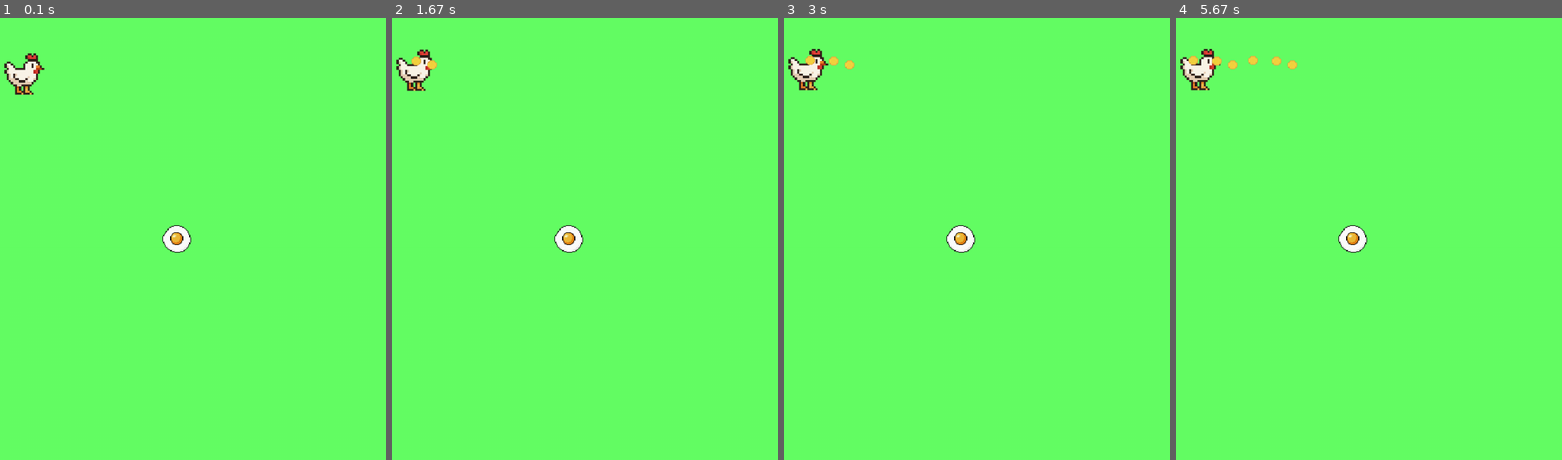
Above: before the commit, frames 1-4 (left to right).
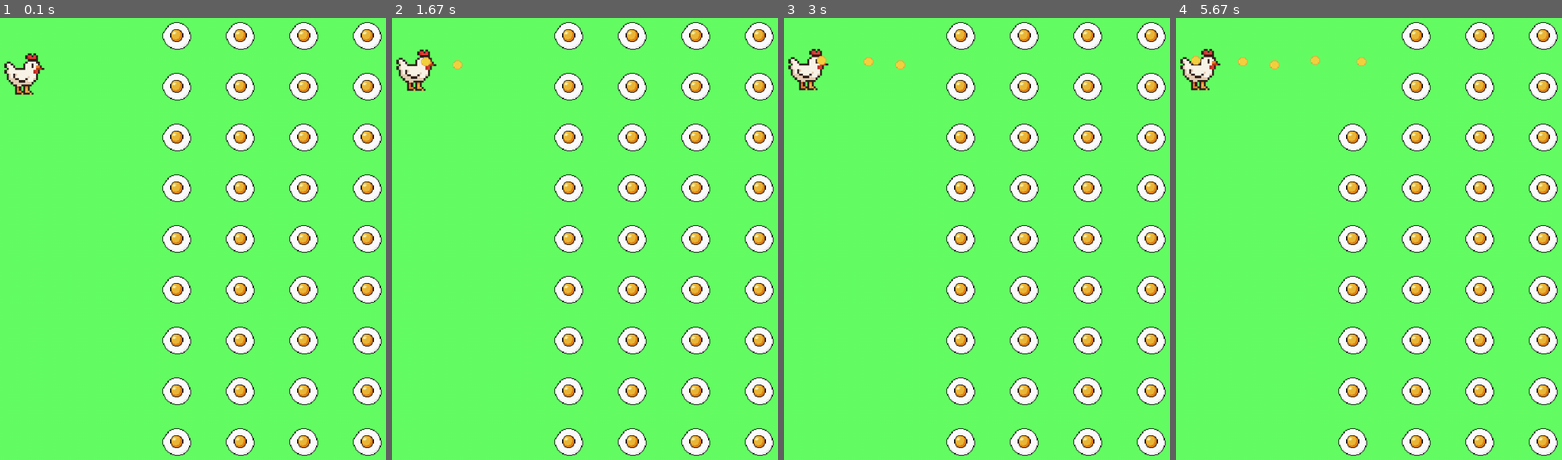
Above: after the commit, the same moments.

Repository: Omri-Amitay/pygame
Game: pygame game, started from main.py
The game is run twice, just before and just after one commit, with the same random seed, the same clock (stepped at 60 frames per second) and the same inputs.
Inputs:
- Up to frame 1 (0.1 s): no input
- Up to frame 2 (1.67 s): hold Right 0.33-0.8 s; hold Up 0.83-1.13 s; hold Right 1.17-1.63 s
- Up to frame 3 (3 s): hold Down 1.67-1.97 s; hold Up 2-2.37 s; hold Right from 2.4 s (still down)
- Up to frame 4 (5.67 s): release Right at 3.03 s; hold Down 3.07-3.43 s; hold Right 3.47-3.93 s; hold Up 3.97-4.27 s; hold Right 4.3-4.77 s; hold Down 4.8-5.1 s; hold Up 5.13-5.5 s; hold Right from 5.53 s (still down)

The runs differ from the first frame. In frame 1, 13% of the frame differs, in the area x 42-99%, y 0-100%; in frame 2, 13%; in frame 3, 13%, in the area x 5-99%, y 0-100%; in frame 4, 12%.

Commit message:
fixed colision

Diff:
--- a/Bullet.py
+++ b/Bullet.py
@@ -4,32 +4,28 @@
 class Bullet:
     _Bullet = None
     _rect = None
-    _pos = (None, None)
+
     _screen = None
     _bulletHitTarget = False
-    _totalTravelDistance = 0
 
-    def __init__(self, pos, screen):
+
+    def __init__(self,startingPos, screen):
 
         self._Bullet = pygame.image.load("assets/Bullet.png").convert_alpha()
         self._Bullet = pygame.transform.scale(self._Bullet, (Constants.BULLET_SIZE, Constants.BULLET_SIZE))
-        self._rect = self._Bullet.get_rect()
+        self._rect = self._Bullet.get_rect(topleft=startingPos)
         self._screen = screen
-        self._pos = pos
-
-        self._totalTravelDistance = Constants.SCREEN_WIDTH - pos[0]
-        self.refresh()
 
     def getRect(self):
-        return self._Bullet.get_rect()
+        return self._rect
 
     def hit(self):
         self._bulletHitTarget = True
     def refresh(self): # return true if bullet end return false if it needs to continue
-        self._pos = (self._pos[0] + Constants.BULLET_SPEED, self._pos[1])
-        self._screen.blit(self._Bullet, self._pos)
-        # print("Width: " + str(Constants.SCREEN_WIDTH) + "Pos: " + str(self._pos[0]))
-        if self._pos[0] > Constants.SCREEN_WIDTH or self._bulletHitTarget:
+        self._rect.x = self._rect[0] + Constants.BULLET_SPEED
+        self._screen.blit(self._Bullet, self._rect)
+        # print("Width: " + str(Constants.SCREEN_WIDTH) + "Pos: " + str(self._rect[0]))
+        if self._rect[0] > Constants.SCREEN_WIDTH or self._bulletHitTarget:
             return True
         else:
             return False
--- a/Constants.py
+++ b/Constants.py
@@ -14,8 +14,8 @@
 
     NUM_OF_FRIENDLY = 4
 
-    ROW_COUNT = 1
-    COLUMN_COUNT = 1
+    ROW_COUNT = 4
+    COLUMN_COUNT = 9
 class EggValues:
     FRIENDLY = 0
     ENEMY = 1
--- a/Egg.py
+++ b/Egg.py
@@ -7,7 +7,7 @@
     _egg = None
     _eggLevel = None
     _screen = None
-    _startingPoint = (None, None)
+    _rect = None
     def __init__(self,startingPoint ,screen,  eggLevel):
 
         if hasattr(self, "_initialized") and self._initialized: #for singleton
@@ -15,22 +15,27 @@
 
         self._eggLevel = eggLevel
         self._screen = screen
-        self._startingPoint = startingPoint
+
 
         self._egg = pygame.image.load("assets/egg.png").convert_alpha()
         self._egg = pygame.transform.scale(self._egg, (Constants.EGG_SIZE,Constants.EGG_SIZE))
+
+        self._rect = self._egg.get_rect(topleft=startingPoint)
 
 
 
     def checkHit(self):
         #highestNum = 0
         for i,v in enumerate(Player.getInstance().getBulletArr()):
-            if pygame.Rect.colliderect(v.getRect(),self._egg.get_rect()):
-                print("target hit")
+            if pygame.Rect.colliderect(v.getRect(),self._rect):
+                v.hit()
+                self._eggLevel = EggValues.DEAD
 
         #     if i > highestNum:
         #         highestNum = i
         # print(highestNum)
     def refresh(self):
-        self._screen.blit(self._egg, self._startingPoint)
+        if(EggValues.DEAD == self._eggLevel):
+            return
+        self._screen.blit(self._egg, self._rect)
         self.checkHit()
